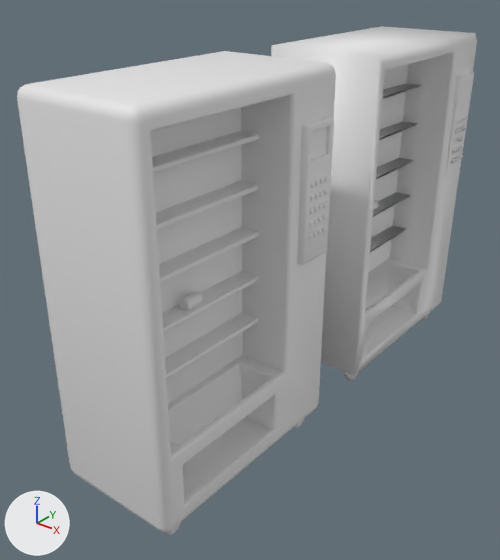
An edit to the Blender file ArtSharing/Props/VendingMachine/Vending_Machine.blend, drawn before and after from the same camera.
Camera for both pictures: a camera (50 mm lens) standing at (4.58, -4.82, 5.53) and looking at (-0.27, 1.24, 1.77). Every picture has the same lights, and +X, +Y and +Z are marked at lower left.

The older version as bpy lines, for what is in view:
```python
me_cylinder = bpy.data.meshes.new('Cylinder')
me_cylinder.from_pydata(...)  # 2664 vertices, 2680 faces; spans x -0.77..0.86, y -1.4..1.4, z 0.01..4.46
me_cylinder.polygons.foreach_set('use_smooth', [True] * 2680)
# faces by material slot: [58, 662, 1960]
me_cylinder.materials.append(mat_can)  # white #e7e7e7
me_cylinder.materials.append(mat_body)  # white #e7e7e7
me_cylinder.materials.append(mat_buttons)  # white #e7e7e7
me_cylinder_002 = bpy.data.meshes.new('Cylinder.002')
me_cylinder_002.from_pydata(...)  # 220 vertices, 181 faces; spans x -0.74..0.86, y -1.36..1.37, z 0.02..4.43
me_cylinder_002.polygons.foreach_set('use_smooth', [True] * 181)
# faces by material slot: [6, 85, 90]
me_cylinder_002.materials.append(mat_can)  # white #e7e7e7
me_cylinder_002.materials.append(mat_body)  # white #e7e7e7
me_cylinder_002.materials.append(mat_buttons)  # white #e7e7e7
ob_vending_machine = bpy.data.objects.new('Vending_Machine', me_cylinder)
ob_vending_machine.location = (0.0, 0.0, 0.0)
ob_vending_machine_deci = bpy.data.objects.new('Vending_Machine_Deci', me_cylinder_002)
ob_vending_machine_deci.location = (0.0, 3.59, 0.0)
```
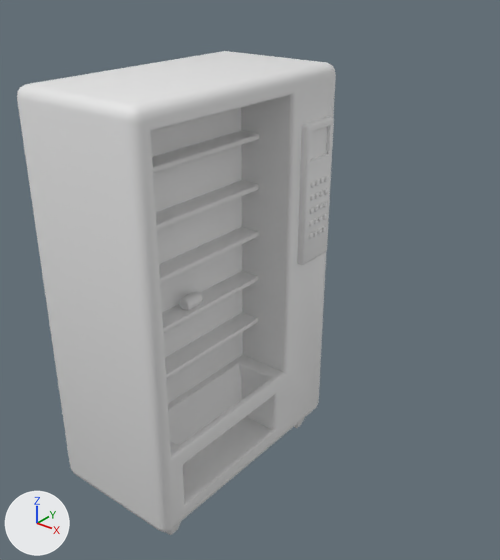
Patch to the scene script:
```diff
--- a/ArtSharing/Props/VendingMachine/Vending_Machine.blend.py
+++ b/ArtSharing/Props/VendingMachine/Vending_Machine.blend.py
@@ ob_vending_machine_deci @@
-ob_vending_machine_deci = bpy.data.objects.new('Vending_Machine_Deci', me_cylinder_002)
-ob_vending_machine_deci.location = (0.0, 3.59, 0.0)
```

Boxes [x1, y1, x2, y2] around the edits, measured in the pictures (500 x 560 px):
'Vending_Machine_Deci', deleted: before [271, 26, 477, 381]
